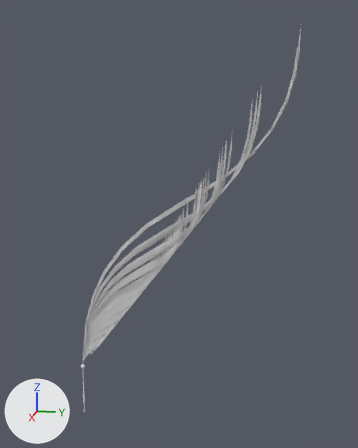
The COLLADA model objects3d/air_parachut.dae, before and after one commit.
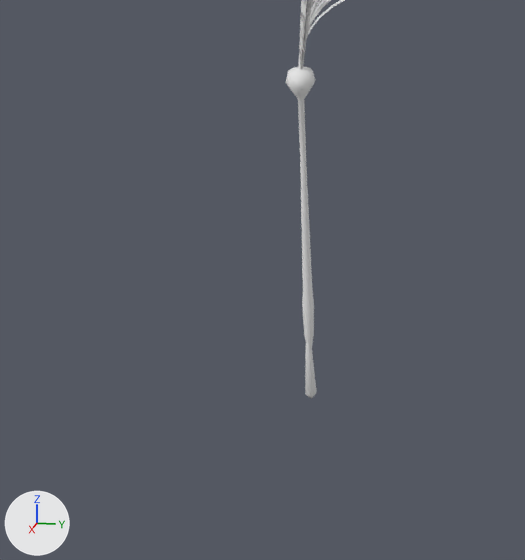
There are two pictures of each version: one whole from a camera (50 mm lens) standing at (449.0, 195.0, 312.0) and looking at (-10.0, 103.0, 198.0), one close up on the part from 11% to 32% of the width and 79% to 97% of the height. Arrows for +X, +Y and +Z are at lower left; the lights stay in place. Where no turn or scale is listed for an object, it has been applied to the vertices.

Objects in the first close-up: 'step'.
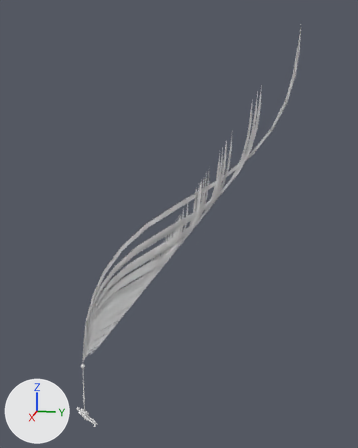
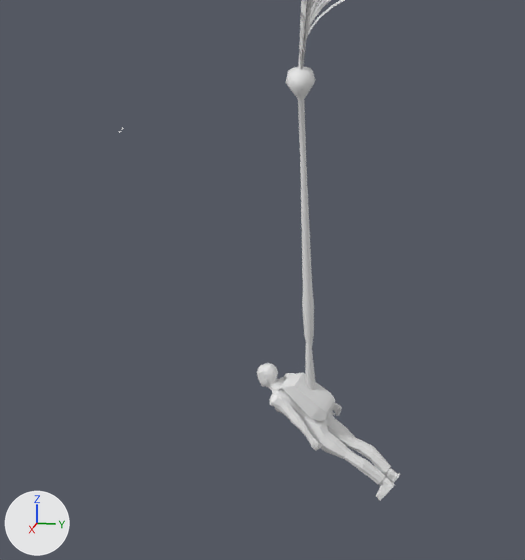
Pixel boxes (x1, y1, x2, y2) of what changed, in the close-ups (525 x 560 px):
'Infantrz', added: after (257, 363, 400, 501)

Edits to the bpy script that builds the scene:
```text
Add mat_01___default_ncl1_1:
    mat_01___default_ncl1_1 = principled_material('_01 - Default_ncl1_1')
    mat_01___default_ncl1_1.base_color = (0.8, 0.8, 0.8)  # white #e7e7e7
Add me_infantrzmesh:
    me_infantrzmesh.from_pydata(...)  # 1828 vertices, 3534 faces; spans x -5.6..4.5, y -7.6..15.1, z -13.3..7.9
    me_infantrzmesh.materials.append(mat_01___default_ncl1_1)  # white #e7e7e7
Add ob_infantrz:
    ob_infantrz = bpy.data.objects.new('Infantrz', me_infantrzmesh)
    ob_infantrz.location = (0.1, -1.3, -19.2)
```
